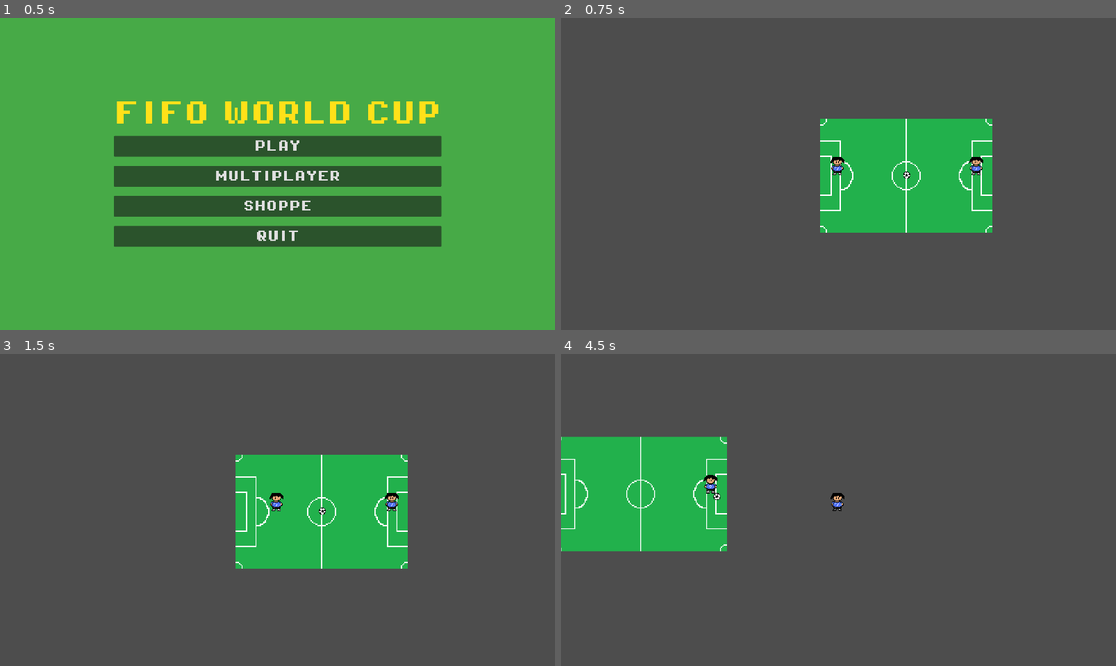
Above: before the commit, frames 1-4 (two rows, left to right).
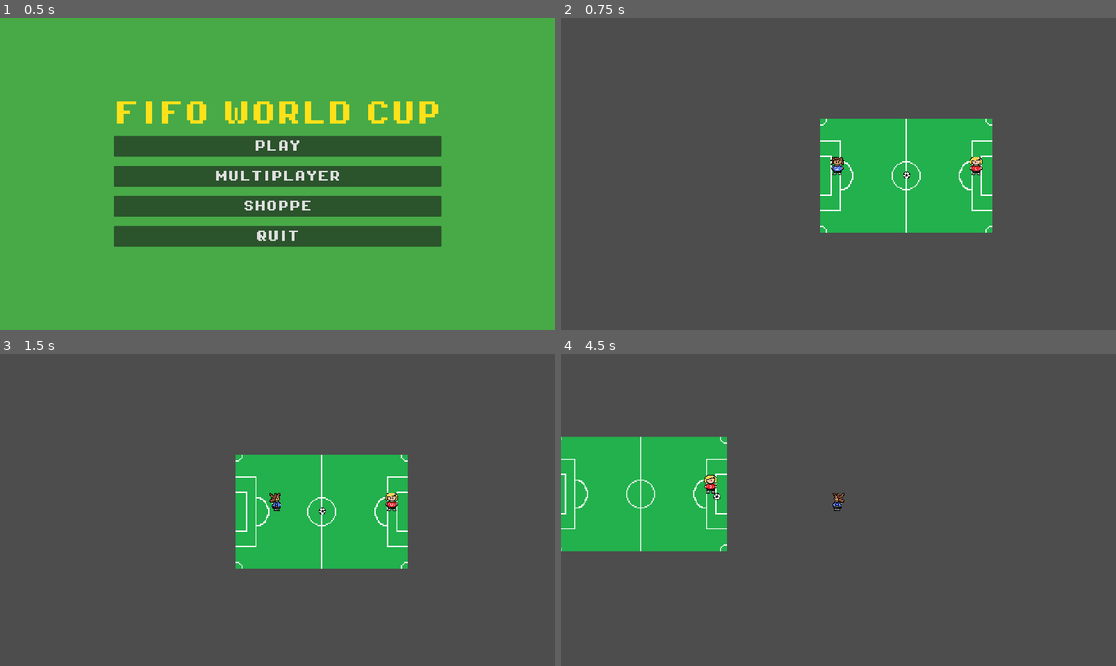
Above: after the commit, the same moments.

Repository: SeanK27/fifo-world-cup
Game: Godot game, scene res://scenes/main_menu.tscn
Same seed, same stepped clock (60 frames per second), same inputs: the game is played once before the commit and once after it.
Inputs:
- Up to frame 1 (0.5 s): no input
- Up to frame 2 (0.75 s): click "PLAY" at 0.5 s
- Up to frame 3 (1.5 s): tap Enter at 1.25 s; hold Right (move_right) from 1.28 s (still down)
- Up to frame 4 (4.5 s): release Right (move_right) at 2.03 s; hold Down (move_down) 2.03-2.78 s; hold Right (move_right) 2.78-3.53 s; hold Up (move_up) 3.53-4.28 s; hold Left (move_left) from 4.28 s (still down)

Frame 1 is identical in both runs. In frame 2, 0.1% of the frame differs, in the area x 48-77%, y 44-49%; in frame 3, 0.1%; in frame 4, 0.2%, in the area x 25-52%, y 38-51%.

Commit message:
ball rotation for player 2, sprite rotation

Diff:
--- a/scenes/player.tscn
+++ b/scenes/player.tscn
@@ -2,6 +2,17 @@
 
 [ext_resource type="Script" uid="uid://dq3s5ds2pvvxm" path="res://scripts/player.gd" id="1_g2els"]
 [ext_resource type="Texture2D" uid="uid://bcctfktxi76of" path="res://assets/sprites/lilguy1.png" id="2_g2els"]
+[ext_resource type="Texture2D" uid="uid://cuoxeuocxj5t7" path="res://assets/sprites/lilguy1_side.png" id="3_dqkch"]
+[ext_resource type="Texture2D" uid="uid://gj6xjs77q8aa" path="res://assets/sprites/lilguy2.png" id="3_jej6c"]
+[ext_resource type="Texture2D" uid="uid://dvwxy5t236vug" path="res://assets/sprites/lilguy3.png" id="4_f1ej7"]
+[ext_resource type="Texture2D" uid="uid://dc7khw3ny4frg" path="res://assets/sprites/lilguy1_back.png" id="4_qlg0r"]
+[ext_resource type="Texture2D" uid="uid://fkkqm8kn3riy" path="res://assets/sprites/lilguy4.png" id="5_oprun"]
+[ext_resource type="Texture2D" uid="uid://b7lrdi3m57u0k" path="res://assets/sprites/lilguy2_side.png" id="7_a8ls1"]
+[ext_resource type="Texture2D" uid="uid://c8pafdy6n0f4g" path="res://assets/sprites/lilguy3_side.png" id="8_qfm1y"]
+[ext_resource type="Texture2D" uid="uid://cpf7dskvpirp4" path="res://assets/sprites/lilguy4_side.png" id="9_fulsm"]
+[ext_resource type="Texture2D" uid="uid://n4gr4y58rw86" path="res://assets/sprites/lilguy2_back.png" id="11_4r5pv"]
+[ext_resource type="Texture2D" uid="uid://dea5vuvb0smbl" path="res://assets/sprites/lilguy3_back.png" id="12_60mlk"]
+[ext_resource type="Texture2D" uid="uid://b5rffuhe1ccm8" path="res://assets/sprites/lilguy4_back.png" id="13_i4ail"]
 
 [sub_resource type="SpriteFrames" id="SpriteFrames_2hs0m"]
 animations = [{
@@ -10,7 +21,95 @@
 "texture": ExtResource("2_g2els")
 }],
 "loop": true,
-"name": &"idle",
+"name": &"down1",
+"speed": 5.0
+}, {
+"frames": [{
+"duration": 1.0,
+"texture": ExtResource("3_jej6c")
+}],
+"loop": true,
+"name": &"down2",
+"speed": 5.0
+}, {
+"frames": [{
+"duration": 1.0,
+"texture": ExtResource("4_f1ej7")
+}],
+"loop": true,
+"name": &"down3",
+"speed": 5.0
+}, {
+"frames": [{
+"duration": 1.0,
+"texture": ExtResource("5_oprun")
+}],
+"loop": true,
+"name": &"down4",
+"speed": 5.0
+}, {
+"frames": [{
+"duration": 1.0,
+"texture": ExtResource("3_dqkch")
+}],
+"loop": true,
+"name": &"left1",
+"speed": 5.0
+}, {
+"frames": [{
+"duration": 1.0,
+"texture": ExtResource("7_a8ls1")
+}],
+"loop": true,
+"name": &"left2",
+"speed": 5.0
+}, {
+"frames": [{
+"duration": 1.0,
+"texture": ExtResource("8_qfm1y")
+}],
+"loop": true,
+"name": &"left3",
+"speed": 5.0
+}, {
+"frames": [{
+"duration": 1.0,
+"texture": ExtResource("9_fulsm")
+}],
+"loop": true,
+"name": &"left4",
+"speed": 5.0
+}, {
+"frames": [{
+"duration": 1.0,
+"texture": ExtResource("4_qlg0r")
+}],
+"loop": true,
+"name": &"up1",
+"speed": 5.0
+}, {
+"frames": [{
+"duration": 1.0,
+"texture": ExtResource("11_4r5pv")
+}],
+"loop": true,
+"name": &"up2",
+"speed": 5.0
+}, {
+"frames": [{
+"duration": 1.0,
+"texture": ExtResource("12_60mlk")
+}],
+"loop": true,
+"name": &"up3",
+"speed": 5.0
+}, {
+"frames": [{
+"duration": 1.0,
+"texture": ExtResource("13_i4ail")
+}],
+"loop": true,
+"name": &"up4",
 "speed": 5.0
 }]
 
@@ -29,9 +128,7 @@
 position = Vector2(0, -3)
 scale = Vector2(0.5, 0.5)
 sprite_frames = SubResource("SpriteFrames_2hs0m")
-animation = &"idle"
-autoplay = "idle"
-frame_progress = 0.4793452
+animation = &"left2"
 
 [node name="CollisionShape2D" type="CollisionShape2D" parent="." unique_id=2019237405]
 shape = SubResource("CircleShape2D_1jxqw")
--- a/scenes/soccer.gd
+++ b/scenes/soccer.gd
@@ -29,6 +29,7 @@
 	# Enable camera only for the player this peer controls
 	$Player1/Camera2D.enabled = ($Player1.get_multiplayer_authority() == local_id)
 	$Player2/Camera2D.enabled = ($Player2.get_multiplayer_authority() == local_id)
+	$Player1/AnimatedSprite
 
 # ── Goal handlers (wired in soccer.tscn) ──────────────────────────────────────
 
--- a/scenes/soccer.tscn
+++ b/scenes/soccer.tscn
@@ -26,6 +26,7 @@
 [node name="Player1" parent="." unique_id=1204856989 instance=ExtResource("1_twfvg")]
 position = Vector2(-60, -5)
 collision_mask = 5
+metadata/player_id = 1
 
 [node name="Camera2D" type="Camera2D" parent="Player1" unique_id=110015715]
 position = Vector2(1, 4)
@@ -34,6 +35,7 @@
 [node name="Player2" parent="." unique_id=109298258 instance=ExtResource("1_twfvg")]
 position = Vector2(60, -5)
 collision_mask = 5
+metadata/player_id = 2
 
 [node name="Camera2D" type="Camera2D" parent="Player2" unique_id=1079345741]
 position = Vector2(1, 4)
--- a/scripts/ball.gd
+++ b/scripts/ball.gd
@@ -39,7 +39,7 @@
 
 	# Server broadcasts state to all clients every physics tick
 	if multiplayer.has_multiplayer_peer() and multiplayer.is_server():
-		_sync_ball.rpc(global_position, state.linear_velocity)
+		_sync_ball.rpc(global_position, state.linear_velocity,  state.angular_velocity) # changed for rotation 1
 
 
 # Called by soccer.gd (server/single-player only) after a goal.
@@ -50,9 +50,11 @@
 
 # Client receives authoritative ball state from the server.
 @rpc("authority", "unreliable")
-func _sync_ball(pos: Vector2, vel: Vector2) -> void:
+func _sync_ball(pos: Vector2, vel: Vector2, rot: float) -> void: # changed for rotation 2
 	global_position = pos
 	linear_velocity = vel
+	angular_velocity = rot # changed for rotation 3
+
 
 
 # Called by clients (via rpc_id(1, ...)) to apply a kick on the server.
--- a/scripts/player.gd
+++ b/scripts/player.gd
@@ -1,11 +1,28 @@
 extends CharacterBody2D
 
+@onready var sprite: AnimatedSprite2D = $AnimatedSprite2D
 
 const MAX_SPEED = 150.0 # max magnitude of player
 const ACCELERATION_FACTOR = 17.0 #multiplier for direction added to current vel
 const TURNARROUND_FACTOR = 100 #multiplier for direction when trying to turn arround
 const FRICTION = 0.85 #fraction decrease each frame when no controlls are held
 const PLAYER_FRICTION = 0.1 #fraction of the ball direction that comes from the player's direction and velocity
+
+var blue_sprites = [1, 2]
+var red_sprites = [3 ,4]
+
+var spritenum = "1"
+
+func _ready():
+	randomize()
+
+	if get_meta("player_id") == 1:
+		spritenum = str(blue_sprites.pick_random())
+	else:
+		spritenum = str(red_sprites.pick_random())
+
+	$AnimatedSprite2D.play("down"+spritenum)
+
 
 
 # Direct kick (used server-side and in single-player)
@@ -53,6 +70,22 @@
 	# clamp to max speed
 	velocity = velocity.limit_length(MAX_SPEED)
 
+	if velocity.length() > 0:
+		if abs(velocity.x) > abs(velocity.y):
+			if velocity.x > 0:
+				$AnimatedSprite2D.flip_h = true
+				$AnimatedSprite2D.play("left"+spritenum)
+			else:
+				$AnimatedSprite2D.flip_h = false
+				$AnimatedSprite2D.play("left"+spritenum)
+		else:
+			if velocity.y > 0:
+				sprite.play("down"+spritenum)
+			else:
+				sprite.play("up"+spritenum)
+
+
+
 	move_and_slide()
 
 	# Broadcast position to all remote peers
Not shown, added: assets/sprites/lilguy1_back.png.import
Not shown, added: assets/sprites/lilguy1_side.png.import
Not shown, added: assets/sprites/lilguy2_back.png.import
Not shown, added: assets/sprites/lilguy2_side.png.import
Renamed: assets/sprites/lliguy3.png -> assets/sprites/lilguy3.png
Not shown, added: assets/sprites/lilguy3.png.import
Not shown, added: assets/sprites/lilguy3_back.png.import
Not shown, added: assets/sprites/lilguy3_side.png.import
Not shown, added: assets/sprites/lilguy4_back.png.import
Not shown, changed: assets/sprites/lilguy4_side.png.import
Not shown, added: assets/sprites/lilref_back.png.import
Not shown, added: assets/sprites/lilref_side.png.import
